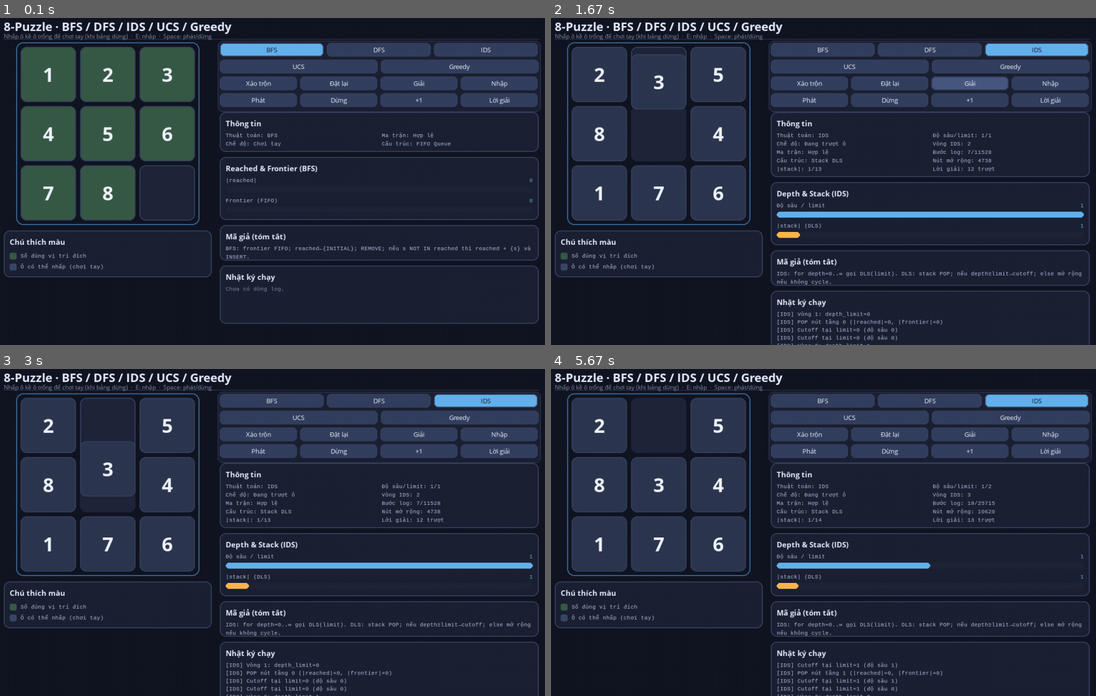
Above: before the commit, frames 1-4 (two rows, left to right).
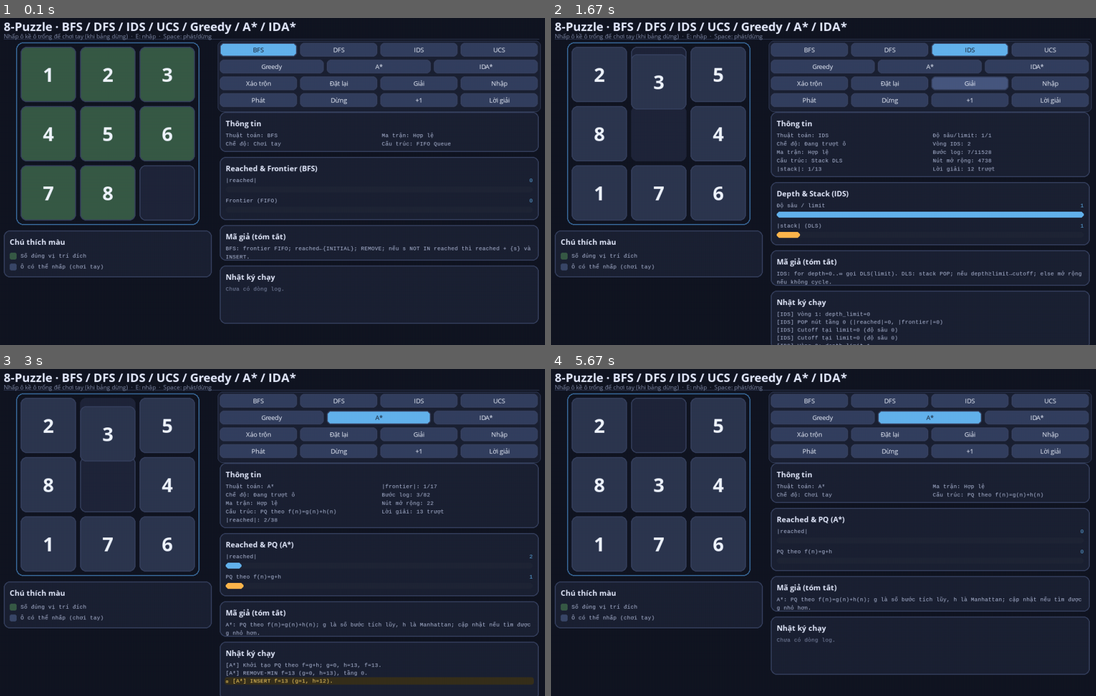
Above: after the commit, the same moments.

Repository: huynhphong1208/Tri-tue-nhan-tao--Excersise
Game: pygame game, started from ARIN/Pygame/puzzle8_game.py
The game is run twice, just before and just after one commit, with the same random seed, the same clock (stepped at 60 frames per second) and the same inputs.
Inputs (mouse positions are in pixels of both pictures, inside the frame that each line leads up to):
- Up to frame 1 (0.1 s): no input
- Up to frame 2 (1.67 s): click "UCS" at 0.38 s; click "IDS" at 0.72 s; click "Xáo trộn" at 1.05 s; click "Giải" at 1.38 s
- Up to frame 3 (3 s): click (376, 418) at 1.72 s, where only the run after the commit has a clickable "A*"; click "Giải" at 2.05 s; click "Giải" at 2.38 s; click (179, 421) at 2.72 s
- Up to frame 4 (5.67 s): tap Space at 3 s; click "IDS" at 3.38 s; click "+1" at 3.72 s; click (948, 447) at 4.05 s; click (665, 565) at 4.38 s; click (1019, 604) at 4.72 s; click (927, 418) at 5.55 s, where only the run after the commit has a clickable "A*"

The runs differ from the first frame. In frame 1, 0.8% of the frame differs, in the area x 42-99%, y 1-17%; in frame 2, 1.5%; in frame 3, 5.9%; in frame 4, 7.6%, in the area x 14-99%, y 1-100%.

Commit message:
Thêm thuật toán A* và IDA*

Diff:
--- /dev/null
+++ b/ARIN/Pygame/A_star.txt
@@ -0,0 +1,48 @@
+function A-STAR-SEARCH(problem)
+    returns a solution node or failure
+
+    frontier ← a priority queue ordered by f(n)
+
+    reached ← an empty map
+
+    start ← NODE(problem.INITIAL)
+
+    start.g ← 0
+
+    start.h ← MANHATTAN(start.STATE)
+
+    start.f ← start.g + start.h
+
+    frontier.PUSH(start)
+
+    reached[start.STATE] ← start
+
+    while frontier is not empty do
+
+        node ← frontier.POP()
+
+        if problem.IS-GOAL(node.STATE) then
+            return node
+
+        for each child in EXPAND(problem, node) do
+
+            g_new ← node.g + 1
+
+            if child.STATE in reached then
+
+                if g_new ≥ reached[child.STATE].g then
+                    continue
+
+            child.parent ← node
+
+            child.g ← g_new
+
+            child.h ← MANHATTAN(child.STATE)
+
+            child.f ← child.g + child.h
+
+            reached[child.STATE] ← child
+
+            frontier.PUSH(child)
+
+    return failure
--- /dev/null
+++ b/ARIN/Pygame/BFS.txt
@@ -0,0 +1,32 @@
+function BFS(problem)
+
+    node ← NODE(problem.INITIAL)
+
+    if GOAL_TEST(node.STATE) then
+        return SOLUTION(node)
+
+    frontier ← FIFO_QUEUE()
+    frontier.INSERT(node)
+
+    reached ← {problem.INITIAL}
+
+    while frontier is not empty do
+
+        node ← frontier.REMOVE()
+
+        for each action in ACTIONS(node.STATE) do
+
+            child ← CHILD_NODE(problem, node, action)
+
+            s ← child.STATE
+
+            if GOAL_TEST(s) then
+                return SOLUTION(child)
+
+            if s ∉ reached then
+
+                reached ← reached ∪ {s}
+
+                frontier.INSERT(child)
+
+    return failure
--- /dev/null
+++ b/ARIN/Pygame/DFS.txt
@@ -0,0 +1,32 @@
+function DFS(problem)
+
+    node ← NODE(problem.INITIAL)
+
+    if GOAL_TEST(node.STATE) then
+        return SOLUTION(node)
+
+    frontier ← STACK()
+    frontier.PUSH(node)
+
+    reached ← {problem.INITIAL}
+
+    while frontier is not empty do
+
+        node ← frontier.POP()
+
+        for each action in ACTIONS(node.STATE) do
+
+            child ← CHILD_NODE(problem, node, action)
+
+            s ← child.STATE
+
+            if GOAL_TEST(s) then
+                return SOLUTION(child)
+
+            if s ∉ reached then
+
+                reached ← reached ∪ {s}
+
+                frontier.PUSH(child)
+
+    return failure
--- /dev/null
+++ b/ARIN/Pygame/Greedy.txt
@@ -0,0 +1,34 @@
+function GREEDY-SEARCH(problem)
+    returns a solution node or failure
+
+    frontier ← a priority queue ordered by h(n)
+
+    reached ← an empty set
+
+    start ← NODE(problem.INITIAL)
+
+    start.h ← MANHATTAN(start.STATE)
+
+    frontier.PUSH(start)
+
+    while frontier is not empty do
+
+        node ← frontier.POP()
+
+        if problem.IS-GOAL(node.STATE) then
+            return node
+
+        add node.STATE to reached
+
+        for each child in EXPAND(problem, node) do
+
+            if child.STATE not in frontier
+               and child.STATE not in reached then
+
+                child.parent ← node
+
+                child.h ← MANHATTAN(child.STATE)
+
+                frontier.PUSH(child)
+
+    return failure
--- /dev/null
+++ b/ARIN/Pygame/IDA_star.txt
@@ -0,0 +1,77 @@
+function IDA-STAR-SEARCH(problem)
+    returns a solution node or failure
+
+    start ← NODE(problem.INITIAL)
+
+    start.g ← 0
+    start.h ← MANHATTAN(start.STATE)
+    start.f ← start.g + start.h
+
+    threshold ← start.f
+
+    while true do
+
+        frontier ← a LIFO queue (stack)
+        reached ← an empty set
+
+        frontier.PUSH(start)
+
+        result ← DEPTH-LIMITED-SEARCH(
+                    problem,
+                    frontier,
+                    reached,
+                    threshold
+                 )
+
+        if result = FOUND then
+            return solution
+
+        if result = failure then
+            return failure
+
+        threshold ← result
+
+
+function DEPTH-LIMITED-SEARCH(
+            problem,
+            frontier,
+            reached,
+            threshold
+         )
+
+    minimum ← ∞
+
+    while frontier is not empty do
+
+        node ← frontier.POP()
+
+        if problem.IS-GOAL(node.STATE) then
+            return FOUND
+
+        add node.STATE to reached
+
+        for each child in EXPAND(problem, node) do
+
+            if child.STATE not in reached then
+
+                child.g ← node.g + 1
+
+                child.h ← MANHATTAN(child.STATE)
+
+                child.f ← child.g + child.h
+
+                child.parent ← node
+
+                if child.f ≤ threshold then
+
+                    frontier.PUSH(child)
+
+                else
+
+                    minimum ←
+                        MIN(minimum, child.f)
+
+    if minimum = ∞ then
+        return failure
+
+    return minimum
--- /dev/null
+++ b/ARIN/Pygame/IDS.txt
@@ -0,0 +1,36 @@
+function ITERATIVE-DEEPENING-SEARCH(problem)
+    returns a solution node or failure
+
+    for depth = 0 to ∞ do
+
+        result ← DEPTH-LIMITED-SEARCH(problem, depth)
+
+        if result ≠ cutoff then
+            return result
+
+function DEPTH-LIMITED-SEARCH(problem, limit)
+    returns a solution node or failure or cutoff
+
+    frontier ← a LIFO queue (stack)
+    frontier.PUSH(NODE(problem.INITIAL))
+
+    result ← failure
+
+    while frontier is not empty do
+
+        node ← frontier.POP()
+
+        if problem.IS-GOAL(node.STATE) then
+            return node
+
+        if DEPTH(node) ≥ limit then
+
+            result ← cutoff
+
+        else if not IS-CYCLE(node) then
+
+            for each child in EXPAND(problem, node) do
+
+                frontier.PUSH(child)
+
+    return result
--- /dev/null
+++ b/ARIN/Pygame/UCS.txt
@@ -0,0 +1,40 @@
+function UNIFORM-COST-SEARCH(problem)
+    returns a solution node or failure
+
+    node ← NODE(problem.INITIAL)
+
+    if GOAL-TEST(node.STATE) then
+        return SOLUTION(node)
+
+    frontier ← PRIORITY-QUEUE ordered by PATH-COST g(n)
+
+    frontier.INSERT(node, 0)
+
+    reached ← dictionary
+    reached[node.STATE] ← 0
+
+    while frontier is not empty do
+
+        node ← frontier.REMOVE-MIN()
+
+        if GOAL-TEST(node.STATE) then
+            return SOLUTION(node)
+
+        for each child in EXPAND(problem, node) do
+
+            s ← child.STATE
+
+            step_cost ← TILE_SWAPPED_WITH_ZERO(node.STATE, child.STATE)
+
+            new_cost ← node.PATH-COST + step_cost
+
+            if s not in reached
+               or new_cost < reached[s] then
+
+                child.PATH-COST ← new_cost
+
+                reached[s] ← new_cost
+
+                frontier.INSERT(child, new_cost)
+
+    return failure
--- a/ARIN/Pygame/puzzle8_game.py
+++ b/ARIN/Pygame/puzzle8_game.py
@@ -1,5 +1,5 @@
 """
-8-Puzzle — Pygame UI trực quan hóa BFS / DFS / IDS / UCS / Greedy.
+8-Puzzle — Pygame UI trực quan hóa BFS / DFS / IDS / UCS / Greedy / A* / IDA*.
 Run: python puzzle8_game.py
 """
 
@@ -276,7 +276,7 @@
 def format_search_log(step: SearchStep, algo: SearchAlgo) -> str:
     tag = algo.value
     d = step.depth
-    if algo in (SearchAlgo.UCS, SearchAlgo.GREEDY) and step.message:
+    if algo in (SearchAlgo.UCS, SearchAlgo.GREEDY, SearchAlgo.ASTAR, SearchAlgo.IDASTAR) and step.message:
         if step.kind in (
             StepKind.INIT,
             StepKind.REMOVE,
@@ -336,7 +336,7 @@
 class PuzzleApp:
     def __init__(self) -> None:
         pygame.init()
-        pygame.display.set_caption("8-Puzzle · BFS / DFS / IDS / UCS / Greedy")
+        pygame.display.set_caption("8-Puzzle · BFS / DFS / IDS / UCS / Greedy / A* / IDA*")
 
         self.font_title = pygame.font.SysFont("segoeui", 26, bold=True)
         self.font_heading = pygame.font.SysFont("segoeui", 16, bold=True)
@@ -442,6 +442,8 @@
             SearchAlgo.IDS: "Stack DLS",
             SearchAlgo.UCS: "PQ theo g(n)",
             SearchAlgo.GREEDY: "PQ theo h(n)",
+            SearchAlgo.ASTAR: "PQ theo f(n)=g(n)+h(n)",
+            SearchAlgo.IDASTAR: "Stack DFS + threshold f(n)",
         }[self.algo]
         lines = [
             f"Thuật toán: {self.algo.value}",
@@ -452,7 +454,7 @@
 
         searching = self.search_result and self.mode in (Mode.VISUALIZE, Mode.SOLUTION)
         if searching:
-            if self.algo is SearchAlgo.IDS:
+            if self.algo in (SearchAlgo.IDS, SearchAlgo.IDASTAR):
                 lim = self._depth_limit_display()
                 lines.append(f"|stack|: {self._metric_pair(self._frontier_display_count(), self.max_frontier)}")
                 lines.append(f"Độ sâu/limit: {self._metric_pair(self._depth_display(), lim)}")
@@ -460,7 +462,7 @@
                 rnd = cur.ids_round if cur and cur.ids_round is not None else (
                     self.search_result.ids_rounds if self.search_result else 0
                 )
-                lines.append(f"Vòng IDS: {rnd}")
+                lines.append(f"{'Vòng IDS' if self.algo is SearchAlgo.IDS else 'Vòng IDA*'}: {rnd}")
             else:
                 lines.append(
                     f"|reached|: {self._metric_pair(self._reached_display_count(), self.max_reached)}"
@@ -496,23 +498,25 @@
         return True
 
     def _build_buttons(self) -> None:
-        """Lưới 4 hàng: thuật toán | UCS/Greedy | hành động | phát."""
+        """Lưới 4 hàng: thuật toán | heuristic | hành động | phát."""
         rw = self.W - RIGHT_X - MARGIN
         x = RIGHT_X
         y = HEADER_H + 8
         g = BTN_GAP
         h = BTN_ROW_H
 
-        third = (rw - 2 * g) // 3
-        self.btn_bfs = Button(pygame.Rect(x, y, third, h), "BFS", toggle=True)
-        self.btn_dfs = Button(pygame.Rect(x + third + g, y, third, h), "DFS", toggle=True)
-        self.btn_ids = Button(pygame.Rect(x + 2 * (third + g), y, third, h), "IDS", toggle=True)
+        fourth = (rw - 3 * g) // 4
+        self.btn_bfs = Button(pygame.Rect(x, y, fourth, h), "BFS", toggle=True)
+        self.btn_dfs = Button(pygame.Rect(x + fourth + g, y, fourth, h), "DFS", toggle=True)
+        self.btn_ids = Button(pygame.Rect(x + 2 * (fourth + g), y, fourth, h), "IDS", toggle=True)
+        self.btn_ucs = Button(pygame.Rect(x + 3 * (fourth + g), y, fourth, h), "UCS", toggle=True)
         self.btn_bfs.selected = True
         y += h + g
 
-        half = (rw - g) // 2
-        self.btn_ucs = Button(pygame.Rect(x, y, half, h), "UCS", toggle=True)
-        self.btn_greedy = Button(pygame.Rect(x + half + g, y, half, h), "Greedy", toggle=True)
+        third = (rw - 2 * g) // 3
+        self.btn_greedy = Button(pygame.Rect(x, y, third, h), "Greedy", toggle=True)
+        self.btn_astar = Button(pygame.Rect(x + third + g, y, third, h), "A*", toggle=True)
+        self.btn_idastar = Button(pygame.Rect(x + 2 * (third + g), y, third, h), "IDA*", toggle=True)
         y += h + g
 
         fourth = (rw - 3 * g) // 4
@@ -761,7 +765,7 @@
             self.screen, COLORS["section_border"], (MARGIN, HEADER_H), (self.W - MARGIN, HEADER_H), 1
         )
         self.screen.blit(
-            self.font_title.render("8-Puzzle · BFS / DFS / IDS / UCS / Greedy", True, COLORS["title"]),
+            self.font_title.render("8-Puzzle · BFS / DFS / IDS / UCS / Greedy / A* / IDA*", True, COLORS["title"]),
             (MARGIN, 14),
         )
         self.screen.blit(
@@ -908,6 +912,8 @@
             self.btn_ids,
             self.btn_ucs,
             self.btn_greedy,
+            self.btn_astar,
+            self.btn_idastar,
             self.btn_shuffle,
             self.btn_reset,
             self.btn_solve,
@@ -951,12 +957,14 @@
             SearchAlgo.IDS: "Depth & Stack (IDS)",
             SearchAlgo.UCS: "Reached & PQ (UCS)",
             SearchAlgo.GREEDY: "Reached & PQ (Greedy)",
+            SearchAlgo.ASTAR: "Reached & PQ (A*)",
+            SearchAlgo.IDASTAR: "Depth & Stack (IDA*)",
         }[self.algo]
         inner_y = draw_section_box(self.screen, bar_rect, bar_title, self.font_heading)
         bx = bar_rect.x + pad
         by = inner_y
 
-        if self.algo is SearchAlgo.IDS:
+        if self.algo in (SearchAlgo.IDS, SearchAlgo.IDASTAR):
             by = draw_metric_bar(
                 self.screen,
                 bx,
@@ -996,6 +1004,7 @@
                 SearchAlgo.DFS: "Stack (LIFO)",
                 SearchAlgo.UCS: "PQ theo g(n)",
                 SearchAlgo.GREEDY: "PQ theo h(n)",
+                SearchAlgo.ASTAR: "PQ theo f(n)=g+h",
             }
             frontier_label = frontier_labels[self.algo]
             draw_metric_bar(
@@ -1034,6 +1043,14 @@
             SearchAlgo.GREEDY: (
                 "Greedy: PQ theo h(n)=Manhattan; reached khi INSERT; "
                 "không tái mở trạng thái đã reached."
+            ),
+            SearchAlgo.ASTAR: (
+                "A*: PQ theo f(n)=g(n)+h(n); g là số bước tích lũy, "
+                "h là Manhattan; cập nhật nếu tìm được g nhỏ hơn."
+            ),
+            SearchAlgo.IDASTAR: (
+                "IDA*: threshold khởi tạo = f(start); DFS theo contour f<=threshold; "
+                "nếu không thấy đích thì tăng threshold = min f vượt ngưỡng."
             ),
         }
         flow.wrap(self.screen, self.font_sm, algo_blurbs[self.algo])
@@ -1092,6 +1109,8 @@
         self.btn_ids.selected = algo is SearchAlgo.IDS
         self.btn_ucs.selected = algo is SearchAlgo.UCS
         self.btn_greedy.selected = algo is SearchAlgo.GREEDY
+        self.btn_astar.selected = algo is SearchAlgo.ASTAR
+        self.btn_idastar.selected = algo is SearchAlgo.IDASTAR
         self._reset_run()
         self.status_msg = f"Đã chọn {algo.value}."
 
@@ -1106,6 +1125,10 @@
             self._select_algo(SearchAlgo.UCS)
         elif self.btn_greedy.hit(pos):
             self._select_algo(SearchAlgo.GREEDY)
+        elif self.btn_astar.hit(pos):
+            self._select_algo(SearchAlgo.ASTAR)
+        elif self.btn_idastar.hit(pos):
+            self._select_algo(SearchAlgo.IDASTAR)
         elif self.btn_shuffle.hit(pos):
             self.shuffle()
         elif self.btn_edit.hit(pos):
--- a/ARIN/Pygame/puzzle_solver.py
+++ b/ARIN/Pygame/puzzle_solver.py
@@ -1,4 +1,4 @@
-"""8-Puzzle search — BFS, DFS, IDS, UCS, Greedy theo mã giả tương ứng."""
+"""8-Puzzle search — BFS, DFS, IDS, UCS, Greedy, A*, IDA* theo mã giả tương ứng."""
 
 from __future__ import annotations
 
@@ -18,6 +18,8 @@
     IDS = "IDS"
     UCS = "UCS"
     GREEDY = "Greedy"
+    ASTAR = "A*"
+    IDASTAR = "IDA*"
 
 
 class StepKind(Enum):
@@ -553,6 +555,275 @@
     return None
 
 
+def _solve_astar(start: tuple[int, ...], *, record_steps: bool) -> SearchResult | None:
+    """A_star.txt: frontier = priority queue theo f(n)=g(n)+h(n), h là Manhattan."""
+    if start == GOAL:
+        step = SearchStep(StepKind.GOAL, start, 1, 0, 0, "Trạng thái ban đầu đã là đích.")
+        return SearchResult(SearchAlgo.ASTAR, [start], [step] if record_steps else [], 0)
+
+    counter = 0
+    g0 = 0
+    h0 = manhattan(start)
+    heap: list[tuple[int, int, int, tuple[int, ...]]] = []
+    heapq.heappush(heap, (g0 + h0, g0, counter, start))
+    counter += 1
+
+    reached: dict[tuple[int, ...], int] = {start: g0}
+    expanded: set[tuple[int, ...]] = set()
+    parent: dict[tuple[int, ...], tuple[int, ...] | None] = {start: None}
+    depth: dict[tuple[int, ...], int] = {start: 0}
+    steps: list[SearchStep] = []
+    nodes_expanded = 0
+
+    def log(kind: StepKind, state: tuple[int, ...], msg: str) -> None:
+        if record_steps:
+            steps.append(
+                SearchStep(
+                    kind,
+                    state,
+                    len(reached),
+                    len(heap),
+                    depth.get(state, 0),
+                    msg,
+                )
+            )
+
+    log(StepKind.INIT, start, f"Khởi tạo PQ theo f=g+h; g=0, h={h0}, f={h0}.")
+
+    while heap:
+        f, g, _, node = heapq.heappop(heap)
+        if node in expanded:
+            continue
+        if g > reached.get(node, 10**9):
+            continue
+        expanded.add(node)
+
+        nodes_expanded += 1
+        log(StepKind.REMOVE, node, f"REMOVE-MIN f={f} (g={g}, h={f-g}), tầng {depth[node]}.")
+
+        if node == GOAL:
+            path = reconstruct(node, parent)
+            log(StepKind.GOAL, node, f"GOAL — f={f}, g={g}, sau {nodes_expanded} nút mở rộng.")
+            return SearchResult(SearchAlgo.ASTAR, path, steps, nodes_expanded)
+
+        for child in neighbors(node):
+            new_g = g + 1
+            if child not in reached or new_g < reached[child]:
+                reached[child] = new_g
+                parent[child] = node
+                depth[child] = depth[node] + 1
+                ch = manhattan(child)
+                heapq.heappush(heap, (new_g + ch, new_g, counter, child))
+                counter += 1
+                log(StepKind.ADD, child, f"INSERT f={new_g + ch} (g={new_g}, h={ch}).")
+
+        log(
+            StepKind.EXPLORE,
+            node,
+            f"Hoàn tất mở rộng — |reached|={len(reached)}, |PQ|={len(heap)}.",
+        )
+
+    log(StepKind.FAIL, start, "Priority queue rỗng — failure.")
+    return None
+
+
+def _ida_star_dfs(
+    node: tuple[int, ...],
+    g: int,
+    threshold: int,
+    path: list[tuple[int, ...]],
+    path_set: set[tuple[int, ...]],
+    parent: dict[tuple[int, ...], tuple[int, ...] | None],
+    steps: list[SearchStep],
+    *,
+    record_steps: bool,
+    stats: dict[str, int],
+    round_no: int,
+) -> tuple[int, tuple[int, ...] | None]:
+    h = manhattan(node)
+    f = g + h
+
+    if record_steps:
+        steps.append(
+            SearchStep(
+                StepKind.REMOVE,
+                node,
+                len(path_set),
+                len(path),
+                g,
+                f"POP node với f={f} (g={g}, h={h}), threshold={threshold}.",
+                depth_limit=threshold,
+                ids_round=round_no,
+            )
+        )
+
+    if f > threshold:
+        if record_steps:
+            steps.append(
+                SearchStep(
+                    StepKind.CUTOFF,
+                    node,
+                    len(path_set),
+                    len(path),
+                    g,
+                    f"f={f} > threshold={threshold}; cập nhật minimum.",
+                    depth_limit=threshold,
+                    ids_round=round_no,
+                )
+            )
+        return f, None
+
+    if node == GOAL:
+        if record_steps:
+            steps.append(
+                SearchStep(
+                    StepKind.GOAL,
+                    node,
+                    len(path_set),
+                    len(path),
+                    g,
+                    f"IS-GOAL tại g={g}, f={f}.",
+                    depth_limit=threshold,
+                    ids_round=round_no,
+                )
+            )
+        return -1, node
+
+    stats["expanded"] += 1
+    minimum = 10**9
+
+    for child in neighbors(node):
+        if child in path_set:
+            continue
+        parent[child] = node
+        path.append(child)
+        path_set.add(child)
+        if record_steps:
+            cg = g + 1
+            ch = manhattan(child)
+            steps.append(
+                SearchStep(
+                    StepKind.ADD,
+                    child,
+                    len(path_set),
+                    len(path),
+                    cg,
+                    f"PUSH child f={cg + ch} (g={cg}, h={ch}).",
+                    depth_limit=threshold,
+                    ids_round=round_no,
+                )
+            )
+        t, goal = _ida_star_dfs(
+            child,
+            g + 1,
+            threshold,
+            path,
+            path_set,
+            parent,
+            steps,
+            record_steps=record_steps,
+            stats=stats,
+            round_no=round_no,
+        )
+        if goal is not None:
+            return -1, goal
+        if t < minimum:
+            minimum = t
+        path_set.remove(child)
+        path.pop()
+
+    if record_steps:
+        steps.append(
+            SearchStep(
+                StepKind.EXPLORE,
+                node,
+                len(path_set),
+                len(path),
+                g,
+                "Hoàn tất mở rộng node trong contour hiện tại.",
+                depth_limit=threshold,
+                ids_round=round_no,
+            )
+        )
+    return minimum, None
+
+
+def _solve_idastar(start: tuple[int, ...], *, record_steps: bool) -> SearchResult | None:
+    """IDA_star.txt: lặp theo ngưỡng f, DFS theo contour với f(n)=g(n)+h(n)."""
+    if start == GOAL:
+        step = SearchStep(StepKind.GOAL, start, 1, 0, 0, "Trạng thái ban đầu đã là đích.")
+        return SearchResult(SearchAlgo.IDASTAR, [start], [step] if record_steps else [], 0)
+
+    threshold = manhattan(start)
+    round_no = 0
+    steps: list[SearchStep] = []
+    nodes_expanded = 0
+
+    while True:
+        round_no += 1
+        parent: dict[tuple[int, ...], tuple[int, ...] | None] = {start: None}
+        path = [start]
+        path_set = {start}
+        stats = {"expanded": 0}
+
+        if record_steps:
+            steps.append(
+                SearchStep(
+                    StepKind.IDS_ROUND,
+                    start,
+                    1,
+                    1,
+                    0,
+                    f"IDA* vòng {round_no}: threshold={threshold}.",
+                    depth_limit=threshold,
+                    ids_round=round_no,
+                )
+            )
+
+        t, goal = _ida_star_dfs(
+            start,
+            0,
+            threshold,
+            path,
+            path_set,
+            parent,
+            steps,
+            record_steps=record_steps,
+            stats=stats,
+            round_no=round_no,
+        )
+        nodes_expanded += stats["expanded"]
+
+        if goal is not None:
+            path_to_goal = reconstruct(goal, parent)
+            return SearchResult(
+                SearchAlgo.IDASTAR,
+                path_to_goal,
+                steps,
+                nodes_expanded,
+                ids_rounds=round_no,
+                final_depth_limit=threshold,
+            )
+
+        if t >= 10**9:
+            if record_steps:
+                steps.append(
+                    SearchStep(
+                        StepKind.FAIL,
+                        start,
+                        0,
+                        0,
+                        0,
+                        "IDA* failure — không còn ngưỡng kế tiếp.",
+                        depth_limit=threshold,
+                        ids_round=round_no,
+                    )
+                )
+            return None
+
+        threshold = t
+
+
 def solve(start: tuple[int, ...], algo: SearchAlgo, *, record_steps: bool = True) -> SearchResult | None:
     if not is_solvable(start):
         return None
@@ -564,7 +835,11 @@
         return _solve_ids(start, record_steps=record_steps)
     if algo is SearchAlgo.UCS:
         return _solve_ucs(start, record_steps=record_steps)
-    return _solve_greedy(start, record_steps=record_steps)
+    if algo is SearchAlgo.GREEDY:
+        return _solve_greedy(start, record_steps=record_steps)
+    if algo is SearchAlgo.ASTAR:
+        return _solve_astar(start, record_steps=record_steps)
+    return _solve_idastar(start, record_steps=record_steps)
 
 
 def solve_bfs(start: tuple[int, ...], *, record_steps: bool = True) -> SearchResult | None:
